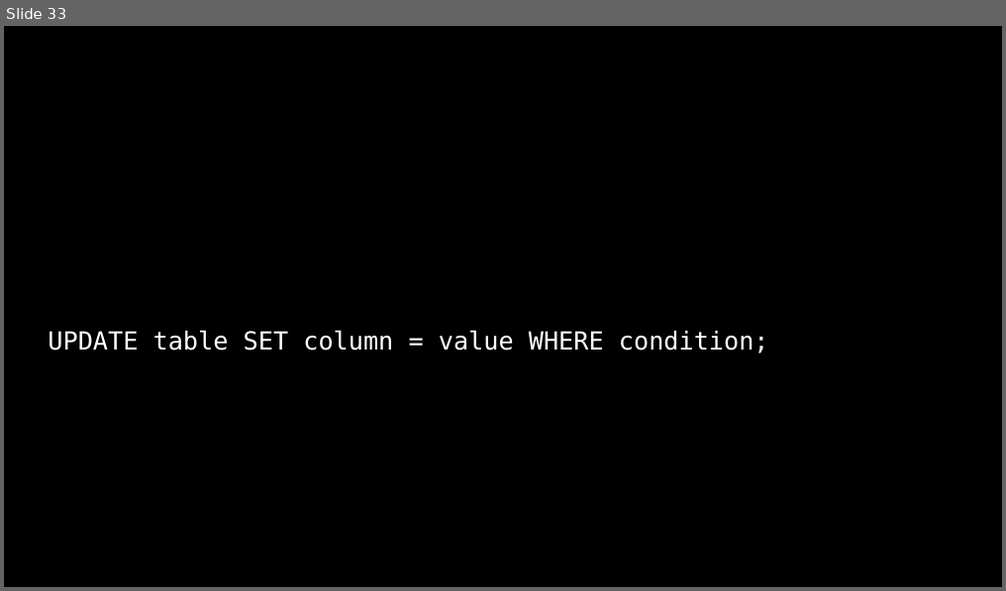
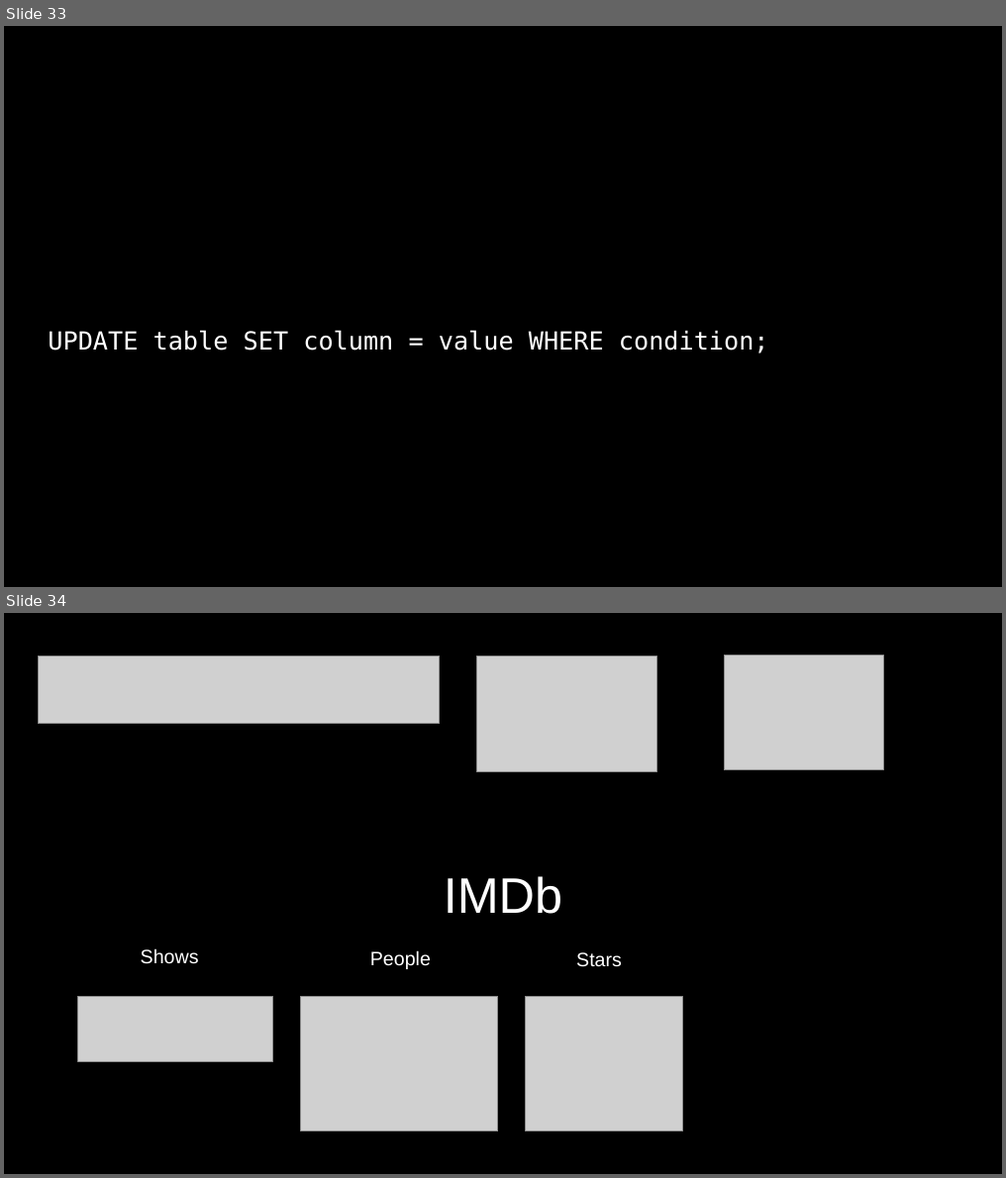
Before and after one commit to SQ4007-2025/website, a slide deck: lectures/slides_8.pptx. Shown one above the other, each under a label of ours: slide 33 before the commit, slides 33 and 34 after it. The pictures are 1006x591 and 1006x1178 pixels, drawn with LibreOffice and Linux fonts; fonts in the diff are those of the drawing; grey boxes stand for pictures. Boxes give left, top, right and bottom in pixels: in the first picture for what was removed or moved away, otherwise in the second. Text is boxed around its words. In the diff, an @@ line names an element or a change of style, - is before the commit and + after.

```diff
--- a/lectures/slides_8.pptx
+++ b/lectures/slides_8.pptx
@@ slide 34 added at <box>4,613,1002,1174</box>, background #000000 @@
@@ picture added at <box>38,656,439,724</box> @@
@@ picture added at <box>477,656,656,772</box> @@
@@ picture added at <box>724,655,883,769</box> @@
@@ title added at <box>444,876,562,914</box>, 36 pt, text #FFFFFF @@
+IMDb
@@ text added at <box>141,949,199,964</box>, 14 pt, text #FFFFFF @@
+Shows
@@ text added at <box>370,951,431,969</box>, 14 pt, text #FFFFFF @@
+People
@@ text added at <box>576,953,622,967</box>, 14 pt, text #FFFFFF @@
+Stars
@@ picture added at <box>78,996,272,1062</box> @@
@@ picture added at <box>300,996,498,1132</box> @@
@@ picture added at <box>526,996,683,1132</box> @@
```
Also in this commit, not shown: 24 slides changed, 3 other slides added, 2 slides removed, 1 other file.
